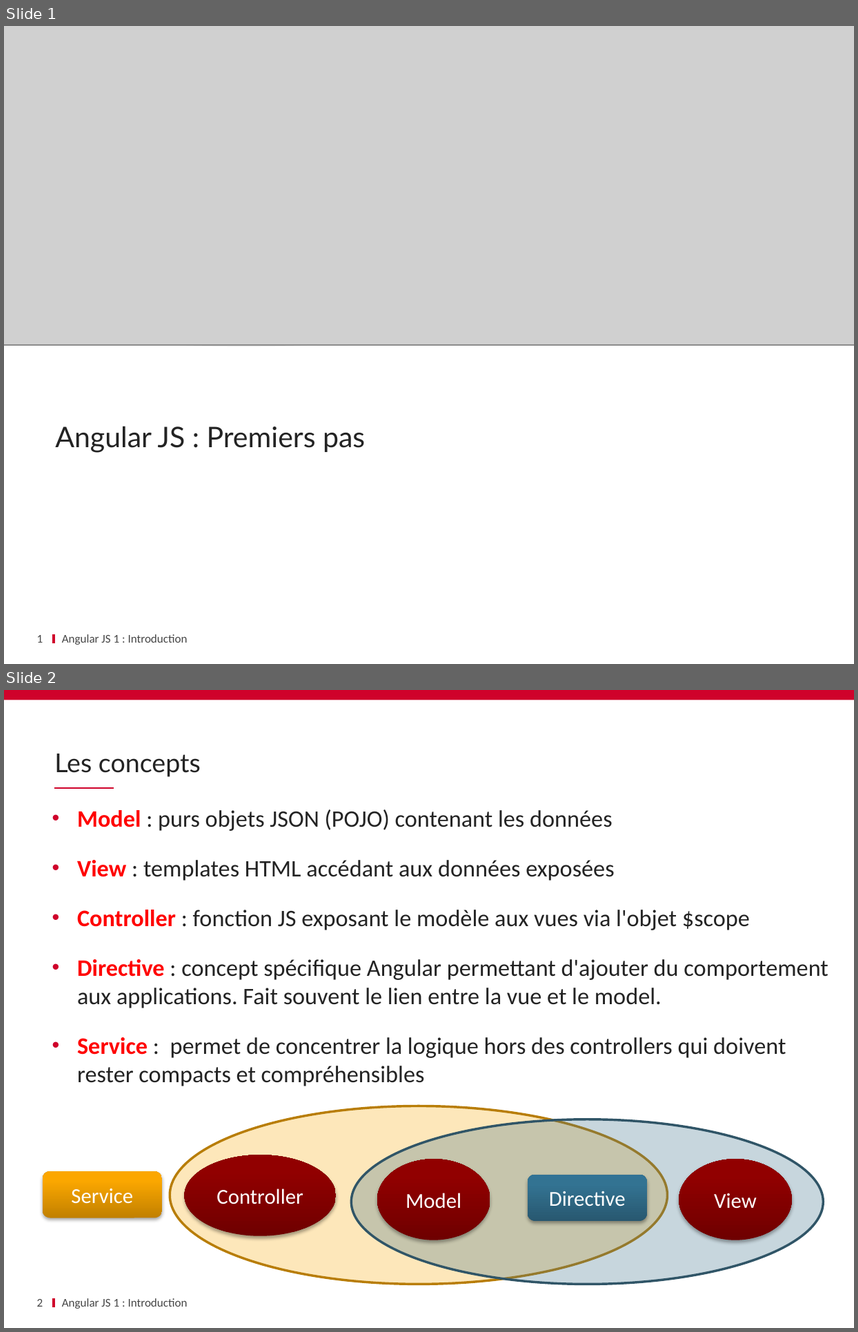
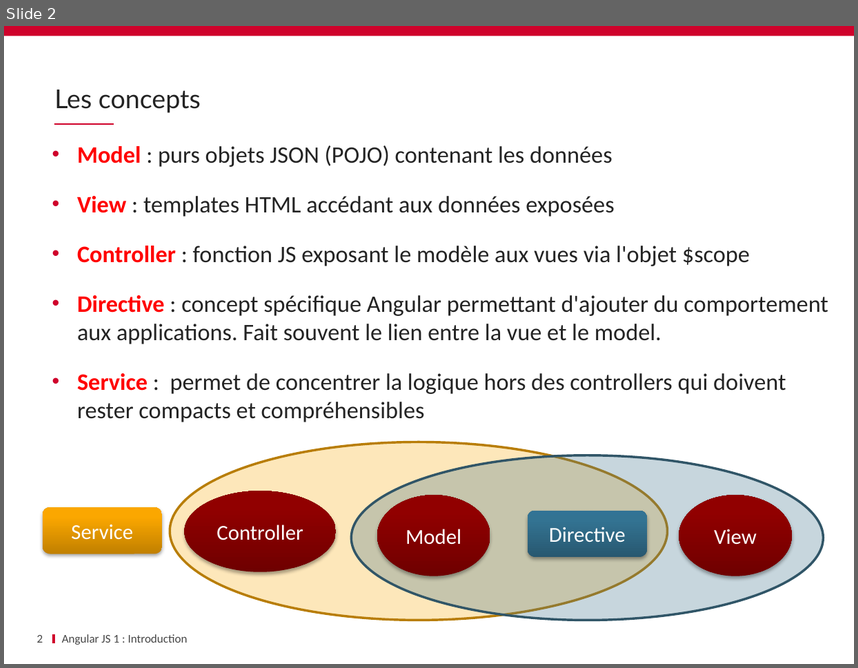
Before and after one commit to schassande/formation-angularjs1, a slide deck: Jour1/03 Premiers pas/03_Premier_pas_AngularJS.pptx. Shown one above the other, each under a label of ours: slides 1 and 2 before the commit, slide 2 after it. The pictures are 858x1332 and 858x668 pixels, drawn with LibreOffice and Linux fonts; fonts in the diff are those of the drawing; grey boxes stand for pictures; background and template pictures are left out. Boxes give left, top, right and bottom in pixels: in the first picture for what was removed or moved away, otherwise in the second. Text is boxed around its words. In the diff, an @@ line names an element or a change of style, - is before the commit and + after.

```diff
--- a/Jour1/03 Premiers pas/03_Premier_pas_AngularJS.pptx
+++ b/Jour1/03 Premiers pas/03_Premier_pas_AngularJS.pptx
@@ slide 1 removed at (4,26,854,664), background #FFFFFF; not listed: 1 template element that a slide beside it also shows @@
@@ picture removed at (4,26,854,345) @@
@@ freeform shape removed at (4,187,328,352) @@
@@ freeform shape removed at (318,221,854,345) @@
@@ title removed at (55,426,365,452) @@
-Angular JS : Premiers pas
@@ page number removed at (37,635,43,642) @@
-1
@@ text removed at (62,634,188,644) @@
-Angular JS 1 : Introduction
```
Also in this commit, not shown: 1 slide added, 6 other files.
